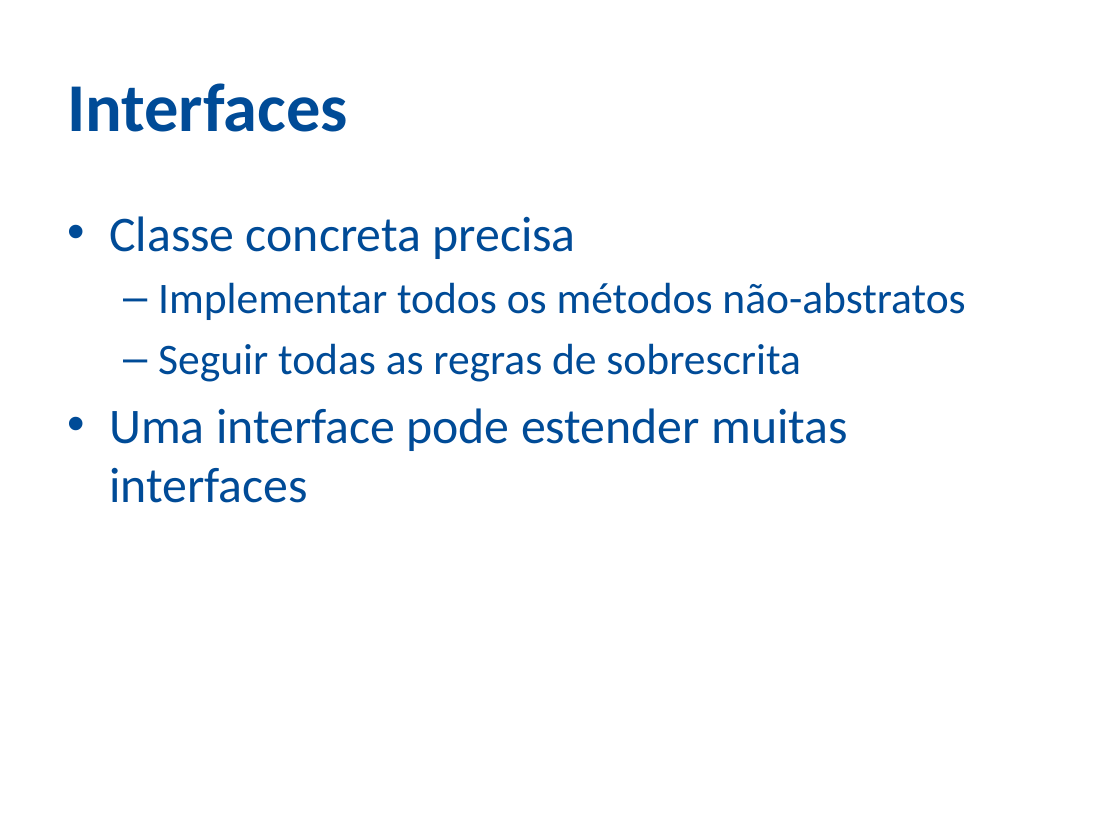
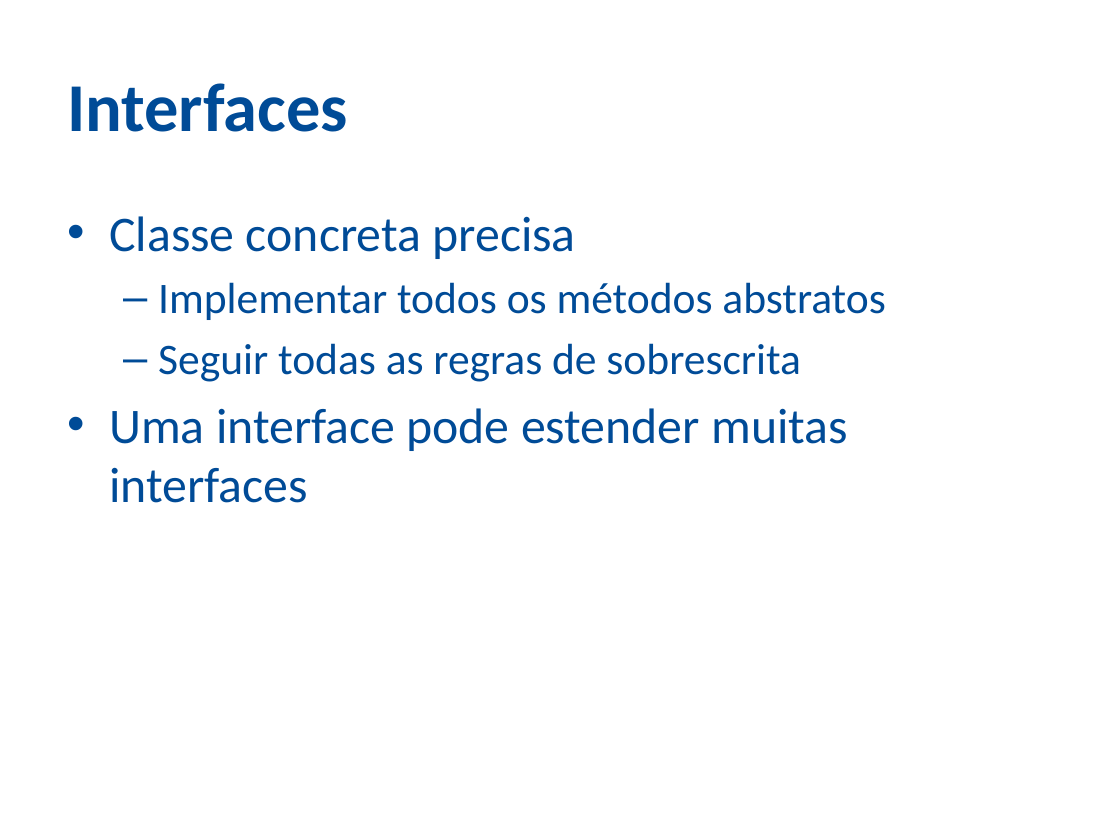
Before and after one commit to ozieljose/java6cert, a slide deck: slide 36 of slides/9-OO.pptx. Drawn at 1120x840 pixels with LibreOffice and Linux fonts; fonts in the diff are those of the drawing; background and template pictures are left out. Boxes give left, top, right and bottom in pixels: in the first picture for what was removed or moved away, otherwise in the second. Text is boxed around its words. In the diff, an @@ line names an element or a change of style, - is before the commit and + after.

```diff
--- a/slides/9-OO.pptx
+++ b/slides/9-OO.pptx
@@ text at (x1=158, y1=282, x2=885, y2=320): text changed @@
-  – Implementar todos os métodos não-abstratos
+  – Implementar todos os métodos abstratos
```
Also in this commit, not shown: 10 other slides changed, 12 other files.
